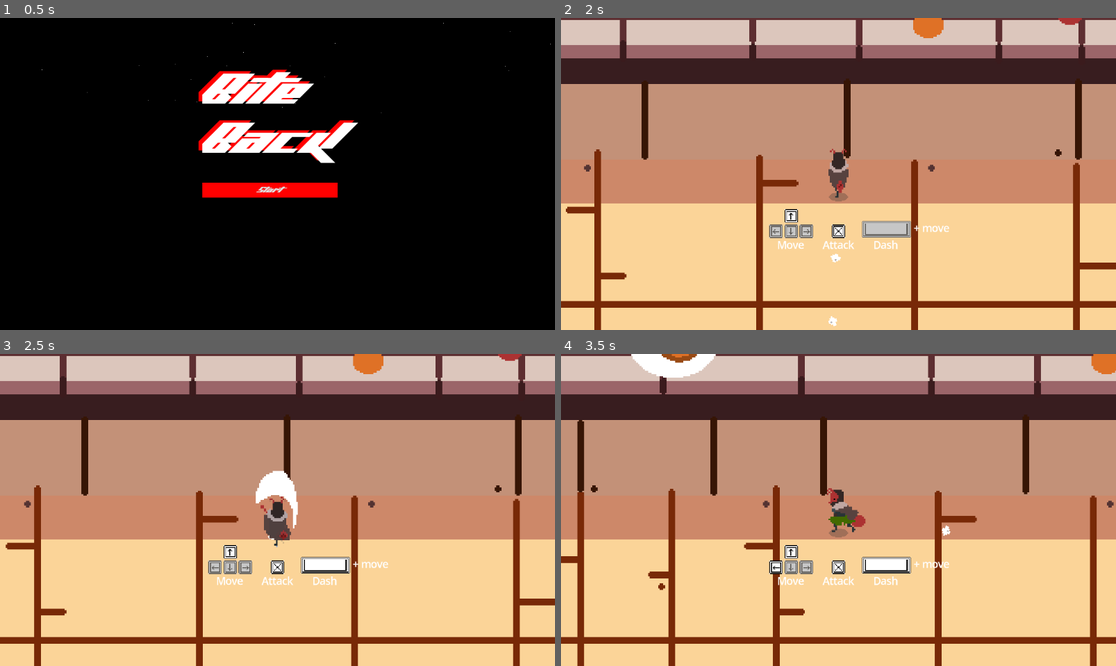
Above: before the commit, frames 1-4 (two rows, left to right).
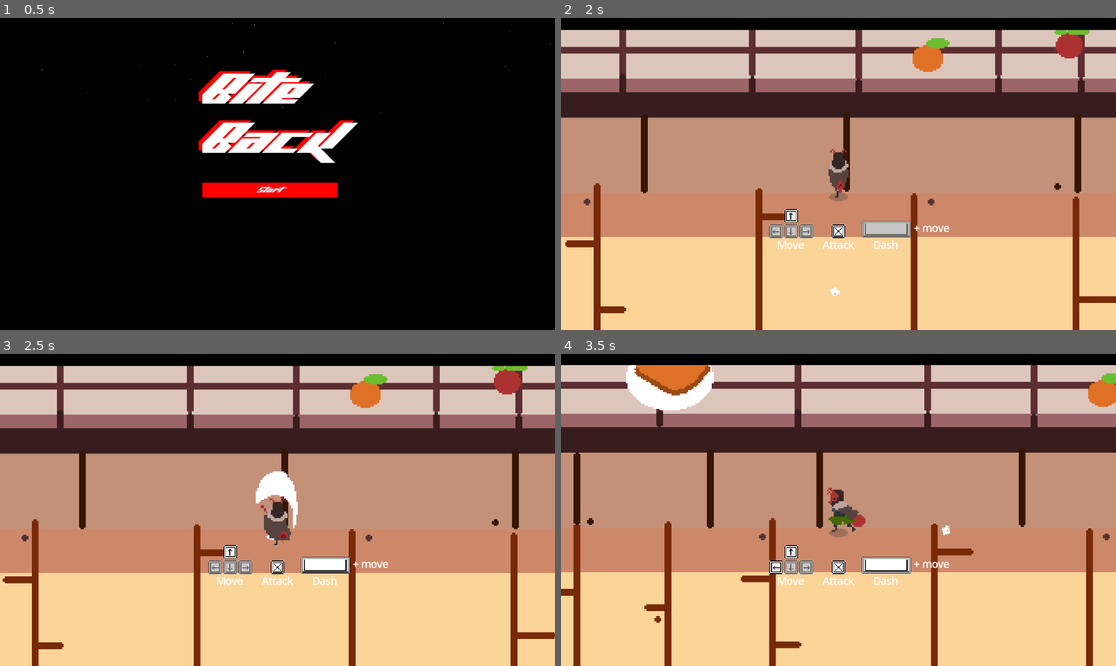
Above: after the commit, the same moments.

Repository: TroyAWilson/Bite_Back
Game: Godot game, scene res://scenes/title.tscn
Same seed, same stepped clock (60 frames per second), same inputs: the game is played once before the commit and once after it.
Inputs:
- Up to frame 1 (0.5 s): no input
- Up to frame 2 (2 s): click "Start" at 0.5 s; hold Up (move_up) from 1.28 s (still down); tap X (attack) at 1.35 s; tap Space (dash) at 1.55 s
- Up to frame 3 (2.5 s): keep holding Up (move_up); tap Space (dash) at 2.1 s; tap X (attack) at 2.3 s
- Up to frame 4 (3.5 s): release Up (move_up) at 2.78 s; hold Left (move_left) from 2.78 s (still down); tap X (attack) at 2.85 s; tap Space (dash) at 3.05 s

Frame 1 is identical in both runs. In frame 2, 41% of the frame differs, in the area x 0-100%, y 0-100%; in frame 3, 42%; in frame 4, 44%.

Commit message:
submitted

Diff:
--- a/autoload/audio_controller.gd
+++ b/autoload/audio_controller.gd
@@ -11,6 +11,9 @@
 const victory := preload("res://audio/victory.mp3")
 const defeat := preload("res://audio/defeat.mp3")
 const menu := preload("res://audio/DavidKBD - Pink Bloom Pack - 08 - Lost Spaceship's Signal.ogg")
+const slam := preload("res://audio/slam.mp3")
+const whoosh := preload("res://audio/whoosh.mp3")
+const splat := preload("res://audio/splat.mp3")
 
 func _ready() -> void:
 	music_player = AudioStreamPlayer.new()
@@ -19,11 +22,11 @@
 	add_child(music_player)
 	add_child(sfx_player)
 
-func play_music(stream: AudioStream, volume : float = -25.0) -> void:
+func play_music(stream: AudioStream, volume : float = -25.0, looping : bool = true) -> void:
 	if music_player.stream == stream and music_player.playing:
 		return
 
-	stream.loop = true
+	stream.loop = looping
 	music_player.stream = stream
 	music_player.volume_db = volume
 	music_player.play()
@@ -55,6 +58,45 @@
 	player.play()
 	return player
 
+func playSlam() -> AudioStreamPlayer:
+	var player := AudioStreamPlayer.new()
+
+	player.stream = slam
+	player.volume_db = -15
+	player.bus = "SFX"
+
+	add_child(player)
+
+	player.finished.connect(player.queue_free)
+	player.play()
+	return player
+
+func playWhoosh() -> AudioStreamPlayer:
+	var player := AudioStreamPlayer.new()
+
+	player.stream = whoosh
+	player.volume_db = -15
+	player.bus = "SFX"
+
+	add_child(player)
+
+	player.finished.connect(player.queue_free)
+	player.play()
+	return player
+
+func playSplat() -> AudioStreamPlayer:
+	var player := AudioStreamPlayer.new()
+
+	player.stream = splat
+	player.volume_db = -15
+	player.bus = "SFX"
+
+	add_child(player)
+
+	player.finished.connect(player.queue_free)
+	player.play()
+	return player
+
 func play_sfx(stream: AudioStream, volume : float = -30.0) -> void:
 	stream.loop = false
 
--- a/scenes/enemy.tscn
+++ b/scenes/enemy.tscn
@@ -259,10 +259,10 @@
 tracks/5/interp = 1
 tracks/5/loop_wrap = true
 tracks/5/keys = {
-"times": PackedFloat32Array(0.2),
-"transitions": PackedFloat32Array(1),
-"update": 1,
-"values": [false]
+"times": PackedFloat32Array(0, 0.233333),
+"transitions": PackedFloat32Array(1, 1),
+"update": 1,
+"values": [true, false]
 }
 tracks/6/type = "value"
 tracks/6/imported = false
@@ -618,10 +618,8 @@
 anchor_top = 0.5
 anchor_right = 0.5
 anchor_bottom = 0.5
-offset_left = -646.0
-offset_top = 30.0
-offset_right = 650.0
-offset_bottom = 134.0
+offset_right = 1296.0
+offset_bottom = 104.0
 grow_horizontal = 2
 grow_vertical = 2
 color = Color(0.812789, 0, 0.0710967, 0.611765)
--- a/scenes/game.tscn
+++ b/scenes/game.tscn
@@ -37,7 +37,8 @@
 position = Vector2(219, -80)
 player = NodePath("../Player")
 
-[node name="Player" parent="." instance=ExtResource("1_cp4mx")]
+[node name="Player" parent="." node_paths=PackedStringArray("enemy") instance=ExtResource("1_cp4mx")]
+enemy = NodePath("../Enemy")
 
 [node name="GPUParticles2D2" type="GPUParticles2D" parent="Player"]
 z_index = -5
@@ -51,6 +52,6 @@
 [node name="StaticBody2D" type="StaticBody2D" parent="."]
 
 [node name="CollisionPolygon2D" type="CollisionPolygon2D" parent="StaticBody2D"]
-position = Vector2(158, -88)
+position = Vector2(160, -105)
 scale = Vector2(2.44375, 2.27256)
-polygon = PackedVector2Array(-196.419, 0.88007, 66.7008, 2.20017, 67.11, 118.369, -195.192, 117.929, -195.192, 133.77, 78.5678, 134.21, 74.0665, -18.0413, -203.376, -17.6013, -208.696, 118.809, -196.01, 117.929)
+polygon = PackedVector2Array(-196.419, 0.88007, 65.4731, -0.440029, 65.4731, 123.209, -196.419, 122.769, -196.419, 126.289, 68.3376, 128.489, 74.0665, -18.0413, -203.376, -17.6013, -208.696, 118.809, -196.01, 119.689)
--- a/scenes/player.tscn
+++ b/scenes/player.tscn
@@ -119,6 +119,18 @@
 "update": 1,
 "values": [10]
 }
+tracks/8/type = "value"
+tracks/8/imported = false
+tracks/8/enabled = true
+tracks/8/path = NodePath("Sprite2D:z_index")
+tracks/8/interp = 1
+tracks/8/loop_wrap = true
+tracks/8/keys = {
+"times": PackedFloat32Array(0),
+"transitions": PackedFloat32Array(1),
+"update": 1,
+"values": [6]
+}
 
 [sub_resource type="Animation" id="Animation_u0p0a"]
 resource_name = "attack_D"
@@ -295,6 +307,18 @@
 "update": 1,
 "values": [15]
 }
+tracks/7/type = "value"
+tracks/7/imported = false
+tracks/7/enabled = true
+tracks/7/path = NodePath("Sprite2D:z_index")
+tracks/7/interp = 1
+tracks/7/loop_wrap = true
+tracks/7/keys = {
+"times": PackedFloat32Array(0, 0.35),
+"transitions": PackedFloat32Array(1, 1),
+"update": 1,
+"values": [6, 0]
+}
 
 [sub_resource type="Animation" id="Animation_twpa8"]
 resource_name = "attack_R"
@@ -395,6 +419,18 @@
 "update": 1,
 "values": [15]
 }
+tracks/8/type = "value"
+tracks/8/imported = false
+tracks/8/enabled = true
+tracks/8/path = NodePath("Sprite2D:z_index")
+tracks/8/interp = 1
+tracks/8/loop_wrap = true
+tracks/8/keys = {
+"times": PackedFloat32Array(0, 0.35),
+"transitions": PackedFloat32Array(1, 1),
+"update": 1,
+"values": [6, 0]
+}
 
 [sub_resource type="Animation" id="Animation_pefmy"]
 resource_name = "attack_U"
@@ -470,6 +506,18 @@
 "transitions": PackedFloat32Array(1),
 "update": 1,
 "values": [15]
+}
+tracks/6/type = "value"
+tracks/6/imported = false
+tracks/6/enabled = true
+tracks/6/path = NodePath("Sprite2D:z_index")
+tracks/6/interp = 1
+tracks/6/loop_wrap = true
+tracks/6/keys = {
+"times": PackedFloat32Array(0, 0.3),
+"transitions": PackedFloat32Array(1, 1),
+"update": 1,
+"values": [6, 0]
 }
 
 [sub_resource type="Animation" id="Animation_ed5ef"]
@@ -1346,6 +1394,7 @@
 lifetime = 0.8
 
 [node name="Sprite2D" type="Sprite2D" parent="."]
+z_index = 6
 position = Vector2(-10, 0)
 texture = ExtResource("2_cffoy")
 hframes = 15
--- a/scripts/enemy.gd
+++ b/scripts/enemy.gd
@@ -13,7 +13,7 @@
 
 var pursue := false
 var looping := false
-var enemyHealth := 10 # should be atleast 10
+var enemyHealth := 15
 var dead := false
 var playerCamera : Camera2D
 var completedInitialAttack := false
@@ -23,6 +23,7 @@
 enum State {IDLE, ATTACKING, DEAD, PHASE2}
 var enemyState = State.IDLE
 var phase2 = false
+var phase3 = false
 var intervalSpeed = 2.0
 
 func _ready() -> void:
@@ -32,11 +33,6 @@
 	col.disabled = true
 
 func _physics_process(delta: float) -> void:
-
-	#if Input.is_action_just_pressed("attack"):
-		#_swipe2()
-
-
 	if dead or enemyState == State.DEAD:
 		return
 	if GameController.playerReady:
@@ -65,6 +61,9 @@
 
 	if phase2:
 		atk = randi_range(0,1)
+		intervalSpeed = 1.5
+	if phase3:
+		atk = randi_range(0,1)
 		intervalSpeed = 1.0
 
 	match atk:
@@ -85,8 +84,12 @@
 			tween.tween_interval(intervalSpeed)
 
 	if enemyHealth <= 5 and SPEED < 130:
+		phase3 = true
+		phase2 = false
+		SPEED = 130
+	elif enemyHealth <= 10 and SPEED < 115:
 		phase2 = true
-		SPEED = 130
+		SPEED = 115
 
 func _slam() -> void:
 	pursue = false
@@ -96,6 +99,7 @@
 
 	AP.play('slam')
 	screenShake()
+	AudioController.playSlam()
 	await AP.animation_finished
 	AP.play('idle')
 	await get_tree().create_timer(2).timeout
@@ -129,6 +133,7 @@
 	tween.set_parallel(true)
 	tween.tween_property(hand, "global_position:x", -800, 1)
 	tween.tween_property(hurtbox, "global_position:x", -800, 1)
+	AudioController.playWhoosh()
 
 	await tween.finished
 
@@ -222,12 +227,10 @@
 
 	player.youWin.visible = true
 	player.youWin2.visible = true
-
 	player.restart.visible = true
-	AudioController.play_music(AudioController.victory)
-	#TODO I'd love a little spin and thumbs up animation of the player
-
-
+	player.currentState = player.State.WIN
+	AudioController.stop_sfx()
+	AudioController.play_music(AudioController.victory, -25, false)
 
 	queue_free()
 
@@ -240,5 +243,5 @@
 
 func _on_hurtbox_body_entered(body: Node2D) -> void:
 	if body == player:
-		if player.has_method('takeDamage'):
+		if player.has_method('takeDamage') and player.currentState != player.State.DEAD:
 			player.takeDamage()
--- a/scripts/player.gd
+++ b/scripts/player.gd
@@ -1,6 +1,7 @@
 extends CharacterBody2D
 
 const SPEED = 300.0
+@export var enemy : CharacterBody2D
 
 @onready var AP := $AnimationPlayer
 @onready var playerSprite := $Sprite2D
@@ -18,7 +19,7 @@
 @onready var dashSprite := $Control/space_bar
 @onready var controlContainer := $Control
 
-enum State {IDLE, ATTACKING, RUNNING, DASHING, DEAD} #maybe add damaged later
+enum State {IDLE, ATTACKING, RUNNING, DASHING, DEAD, WIN} #maybe add damaged later
 var currentState = State.IDLE
 var lastDirection : Vector2 #might be unnecessary
 var playerHasControl := true
@@ -38,15 +39,22 @@
 	pass
 
 func _physics_process(delta: float) -> void:
+	if currentState == State.DEAD or currentState == State.WIN:
+		dust.emitting = false
+		if Input.is_action_just_pressed("dash"):
+			GameController.resetPlayerChecks()
+			get_tree().reload_current_scene()
+		return
+
 	if playerHasControl == false:
 		dust.emitting = false
 		return
 
-	if currentState == State.DEAD:
-		dust.emitting = false
-		if Input.is_action_just_pressed("dash"):
-			get_tree().reload_current_scene()
-		return
+	if (enemy.global_position - global_position).normalized().y > 0:
+		z_index = 0
+	else:
+		z_index = 6
+
 
 	if currentState == State.ATTACKING:
 		dust.emitting = false
@@ -182,8 +190,12 @@
 
 func takeDamage() -> void:
 	currentState = State.DEAD
+	z_index=0
+	AudioController.playSplat()
+	playAnimation('die')
 	AudioController.play_music(AudioController.defeat)
-	playAnimation('die')
+	AudioController.stop_sfx()
+	$genralColl.disabled = true
 	youDied.visible = true
 	youDied2.visible = true
 	restart.visible = true
Not shown, added: audio/slam.mp3.import
Not shown, added: audio/splat.mp3.import
Not shown, added: audio/whoosh.mp3.import
Binary file added: bite_back/index.apple-touch-icon.png
Not shown, added: bite_back/index.apple-touch-icon.png.import
Binary file added: bite_back/index.icon.png
Not shown, added: bite_back/index.icon.png.import
Binary file added: bite_back/index.png
Not shown, added: bite_back/index.png.import
Not shown, added: export_presets.cfg
Not shown, added: audio/slam.mp3
Not shown, added: audio/splat.mp3
(and 7 more such lines)
